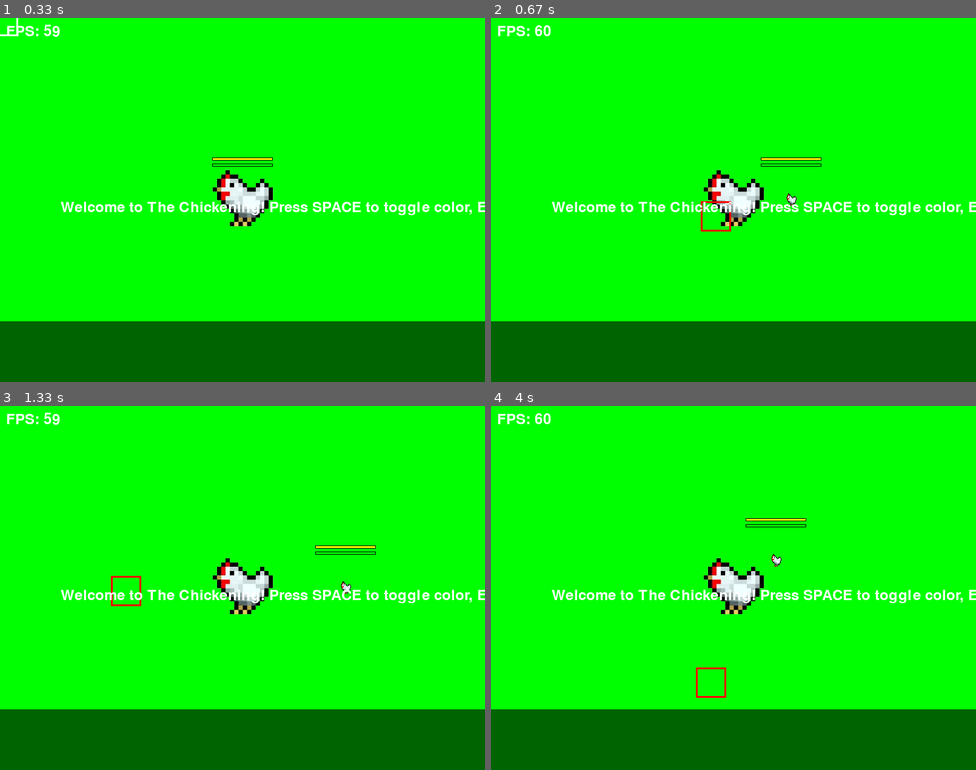
Above: before the commit, frames 1-4 (two rows, left to right).
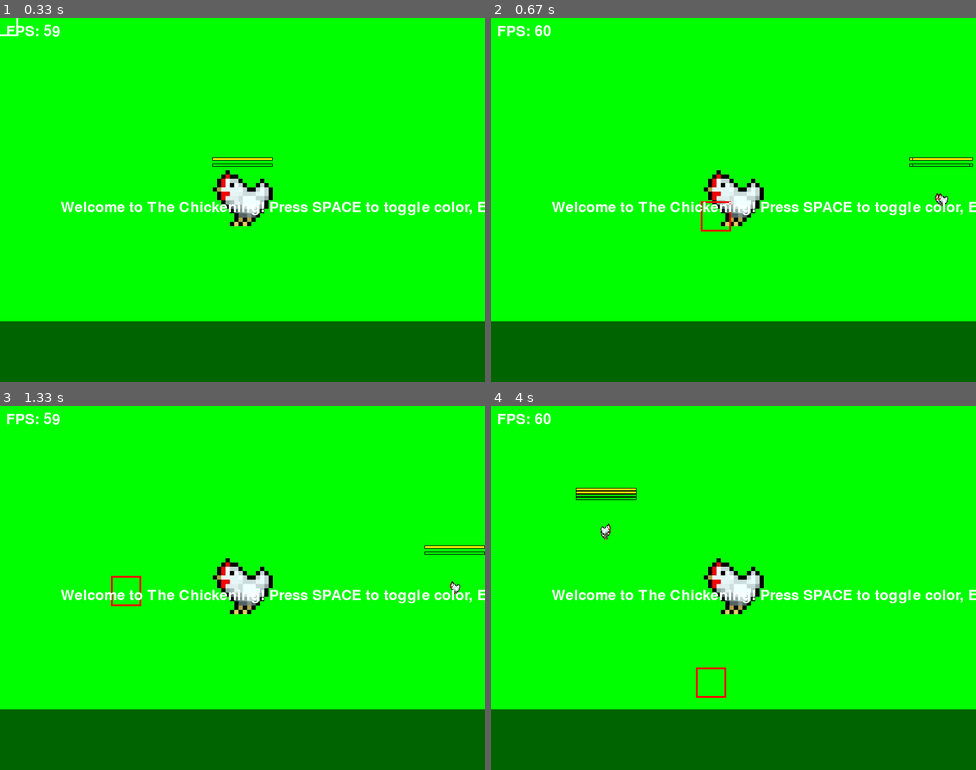
Above: after the commit, the same moments.

Repository: Zakihung/The-Chickening
Game: pygame game, started from main.py
The game is run twice, just before and just after one commit, with the same random seed, the same clock (stepped at 60 frames per second) and the same inputs.
Inputs (mouse positions are in pixels of both pictures, inside the frame that each line leads up to):
- Up to frame 1 (0.33 s): no input
- Up to frame 2 (0.67 s): hold Space from 0.33 s (still down); hold Right from 0.33 s (still down); move the mouse to (714, 214) at 0.37 s
- Up to frame 3 (1.33 s): release Space at 0.8 s; release Right at 0.8 s; tap A at 0.83 s; hold Right from 1.17 s (still down); move the mouse to (126, 591) at 1.2 s
- Up to frame 4 (4 s): release Right at 1.63 s; hold Up 1.67-1.97 s; move the mouse to (583, 533) at 1.7 s; hold Right 2-2.47 s; move the mouse to (806, 460) at 2.03 s; hold Left 2.5-3.03 s; move the mouse to (791, 620) at 2.53 s; hold Down 3.07-3.37 s; move the mouse to (743, 464) at 3.1 s; hold Left 3.4-3.8 s; move the mouse to (558, 577) at 3.43 s; hold Up from 3.83 s (still down); move the mouse to (709, 682) at 3.87 s

Frame 1 is identical in both runs. In frame 2, 0.4% of the frame differs, in the area x 55-100%, y 38-52%; in frame 3, 0.4%; in frame 4, 0.6%, in the area x 17-65%, y 22-45%.

Commit message:
Add input handling for player movement with direction normalize, flip, and dodge placeholder

Diff:
--- a/main.py
+++ b/main.py
@@ -69,6 +69,8 @@
         # Giới hạn FPS
         clock.tick(FPS)
 
+        delta_time = clock.get_time() / 1000.0  # Seconds since last frame
+
     # Quit Pygame khi thoát loop
     pygame.quit()
 
--- a/modules/entities/player.py
+++ b/modules/entities/player.py
@@ -2,7 +2,7 @@
 import pygame
 from modules.entities.base_entity import BaseEntity
 from modules.utils.constants import (
-    PLAYER_HP_DEFAULT, PLAYER_SPEED_DEFAULT, EGGNERGY_MAX,
+    PLAYER_HP_DEFAULT, PLAYER_SPEED_DEFAULT, EGGNERGY_MAX, DODGE_COOLDOWN,
     SCREEN_WIDTH, SCREEN_HEIGHT, COLOR_YELLOW, COLOR_BLACK
 )
 
@@ -25,13 +25,15 @@
             self.image = pygame.image.load('assets/images/player/chicken.png')
             self.image = pygame.transform.scale(self.image, (100, 100))  # Scale phù hợp
             self.rect = self.image.get_rect(center=(SCREEN_WIDTH // 2, SCREEN_HEIGHT // 2))
+            self.original_image = self.image  # Lưu bản gốc để flip
         except pygame.error as e:
             print(f"Error loading player sprite: {e}")
             self.image = None  # Fallback to placeholder
 
         # Thuộc tính player-specific
         self.eggnergy = EGGNERGY_MAX  # Năng lượng cho bắn lông
-        self.dodge_cooldown = 0  # Placeholder cho dodge roll (milliseconds)
+        self.dodge_cooldown = 0  # Cooldown dodge (milliseconds)
+        self.dodge_duration = 0  # Thời gian dodge active (cho invincible)
         # Attacks placeholder (sẽ thêm sau)
         self.melee_damage = 10
         self.ranged_damage = 15
@@ -40,30 +42,48 @@
 
     def update(self, delta_time, keys):
         """
-        Override update: Xử lý input di chuyển, dodge, attacks (placeholder).
+        Override update: Xử lý input di chuyển chi tiết, dodge placeholder.
         :param keys: pygame.key.get_pressed() để check input
         """
-        super().update(delta_time)  # Gọi base update trước
+        super().update(delta_time)  # Gọi base update (di chuyển và clamp)
 
-        # Di chuyển dựa trên keys (WASD hoặc arrows)
+        # Xử lý input di chuyển
         self.direction = pygame.Vector2(0, 0)
         if keys[pygame.K_w] or keys[pygame.K_UP]:
-            self.direction.y = -1
+            self.direction.y -= 1
         if keys[pygame.K_s] or keys[pygame.K_DOWN]:
-            self.direction.y = 1
+            self.direction.y += 1
         if keys[pygame.K_a] or keys[pygame.K_LEFT]:
-            self.direction.x = -1
+            self.direction.x -= 1
+            # Flip sprite sang trái
+            self.image = pygame.transform.flip(self.original_image, True, False)
         if keys[pygame.K_d] or keys[pygame.K_RIGHT]:
-            self.direction.x = 1
+            self.direction.x += 1
+            # Flip sprite sang phải (gốc)
+            self.image = self.original_image
 
-        # Normalize nếu di chuyển chéo
-        if self.direction.length() > 0:
+        # Normalize direction để tốc độ chéo = thẳng (sqrt(2) fix)
+        if self.direction.length_squared() > 0:
             self.direction.normalize_ip()
 
-        # Placeholder cho dodge (space), attacks (sẽ thêm ngày sau)
+        # Placeholder cho dodge roll (SPACE)
         if keys[pygame.K_SPACE] and self.dodge_cooldown <= 0:
-            # Dodge logic: Tăng speed tạm thời, invincible short time
-            pass  # Implement sau
+            # Bắt đầu dodge: Tăng speed tạm, set duration, cooldown
+            self.speed *= 2  # Tốc độ lăn né nhanh gấp đôi
+            self.dodge_duration = 0.5  # 0.5 giây invincible (sẽ dùng timer)
+            self.dodge_cooldown = DODGE_COOLDOWN / 1000  # Convert ms to seconds
+            # TODO: Thêm invincible flag
+
+        # Update cooldown và duration (dùng delta_time)
+        if self.dodge_cooldown > 0:
+            self.dodge_cooldown -= delta_time
+        if self.dodge_duration > 0:
+            self.dodge_duration -= delta_time
+            if self.dodge_duration <= 0:
+                self.speed = PLAYER_SPEED_DEFAULT  # Reset speed sau dodge
+
+        # Regen eggnergy placeholder (tăng dần theo thời gian)
+        self.eggnergy = min(self.eggnergy + 10 * delta_time, EGGNERGY_MAX)
 
     def draw(self, screen):
         """
@@ -72,10 +92,9 @@
         super().draw(screen)  # Gọi base draw (sprite và HP bar)
 
         # Vẽ eggnergy bar dưới HP bar
-        if self.eggnergy > 0:
-            energy_ratio = self.eggnergy / EGGNERGY_MAX
-            bar_width = self.rect.width * energy_ratio
-            energy_bar_rect = pygame.Rect(self.rect.x, self.rect.y - 20, bar_width, 5)  # Dưới HP bar
-            pygame.draw.rect(screen, COLOR_YELLOW, energy_bar_rect)
-            full_bar_rect = pygame.Rect(self.rect.x, self.rect.y - 20, self.rect.width, 5)
-            pygame.draw.rect(screen, COLOR_BLACK, full_bar_rect, 1)
+        energy_ratio = self.eggnergy / EGGNERGY_MAX
+        bar_width = self.rect.width * energy_ratio
+        energy_bar_rect = pygame.Rect(self.rect.x, self.rect.y - 20, bar_width, 5)  # Dưới HP bar
+        pygame.draw.rect(screen, COLOR_YELLOW, energy_bar_rect)
+        full_bar_rect = pygame.Rect(self.rect.x, self.rect.y - 20, self.rect.width, 5)
+        pygame.draw.rect(screen, COLOR_BLACK, full_bar_rect, 1)
--- a/modules/screens/game_screen.py
+++ b/modules/screens/game_screen.py
@@ -35,6 +35,11 @@
         self.player.update(delta_time, keys)
         self.player.draw(self.screen)
         self.player.take_damage(0.1)  # Test giảm HP chậm để thấy bar
+        # Giả sử delta_time từ main.py, nhưng tạm pass từ đây nếu test
+        keys = pygame.key.get_pressed()
+        self.player.update(delta_time, keys)  # Thêm delta_time
+        self.player.draw(self.screen)
+        self.player.take_damage(0.1)  # Test
         pygame.draw.rect(self.screen, (0, 100, 0), (0, SCREEN_HEIGHT - 100, SCREEN_WIDTH, 100))
 
     def draw_test_sprite(self):
